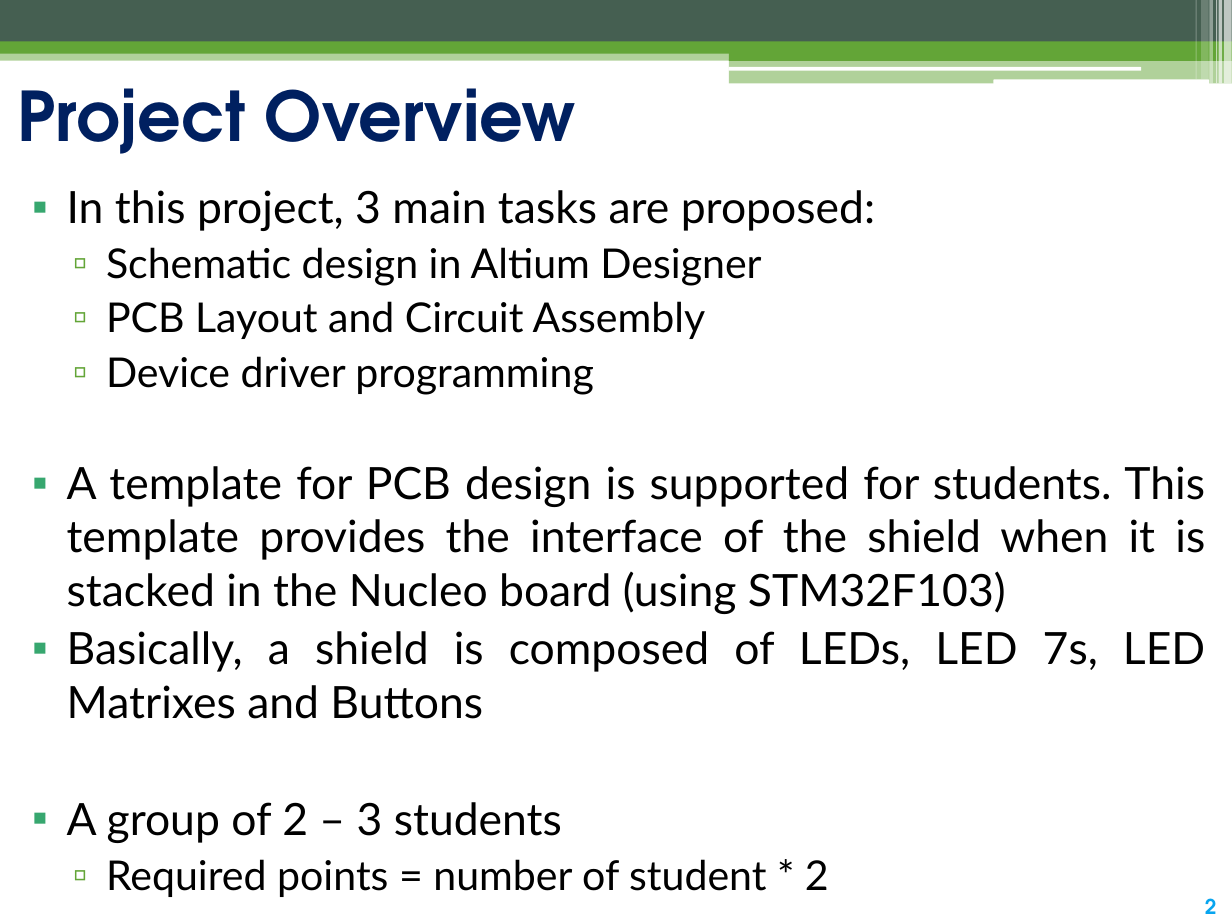
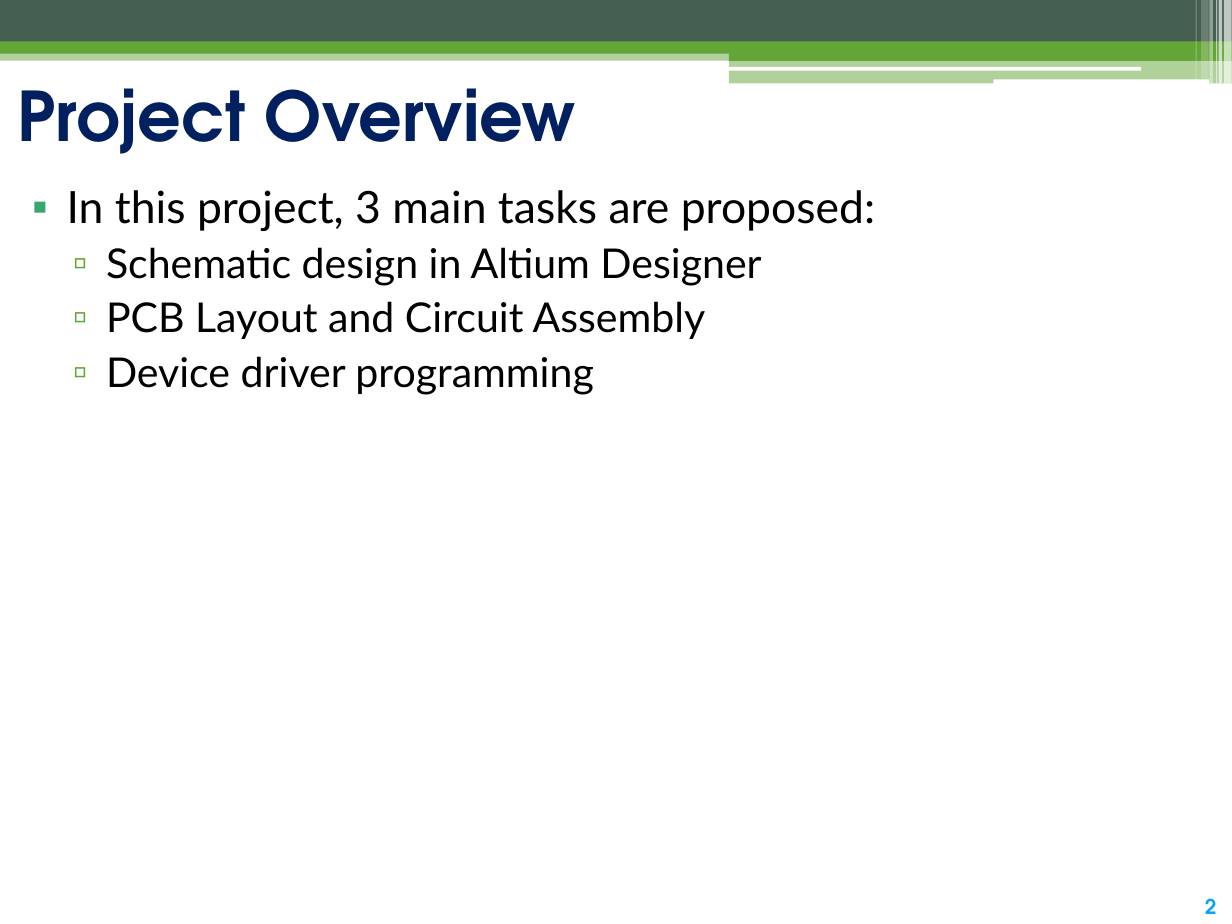
Before and after one commit to cmq2002/Expansion_shield_STMNucleo, a slide deck: slide 2 of LogicDesignProject.pptx. Drawn at 1232x924 pixels with LibreOffice and Linux fonts; fonts in the diff are those of the drawing. Boxes give left, top, right and bottom in pixels: in the first picture for what was removed or moved away, otherwise in the second. Text is boxed around its words. In the diff, an @@ line names an element or a change of style, - is before the commit and + after.

```diff
--- a/LogicDesignProject.pptx
+++ b/LogicDesignProject.pptx
@@ text at <box>67,466,1205,897</box>: paragraphs removed @@
-▪ A template for PCB design is supported for students. This template provides the interface of the shield when it is stacked in the Nucleo board (using STM32F103)
-▪ Basically, a shield is composed of LEDs, LED 7s, LED Matrixes and Buttons
-▪ A group of 2 – 3 students
-  ▫ Required points = number of student * 2
```
Also in this commit, not shown: 4 slides added, 5 slides removed, 7 other files.
